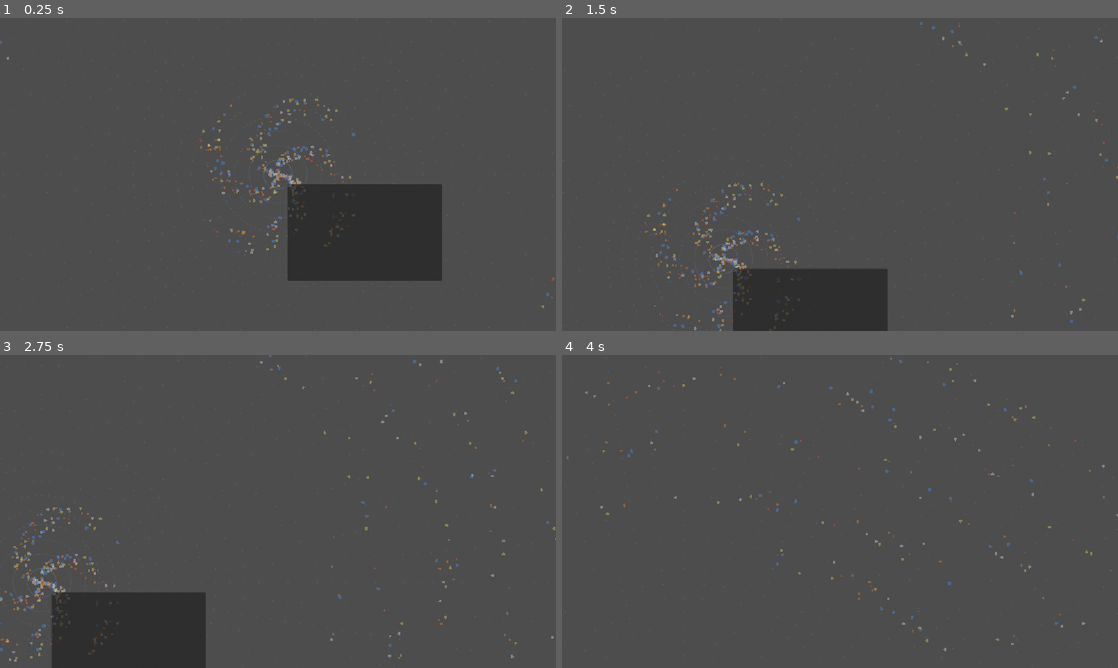
Above: before the commit, frames 1-4 (two rows, left to right).
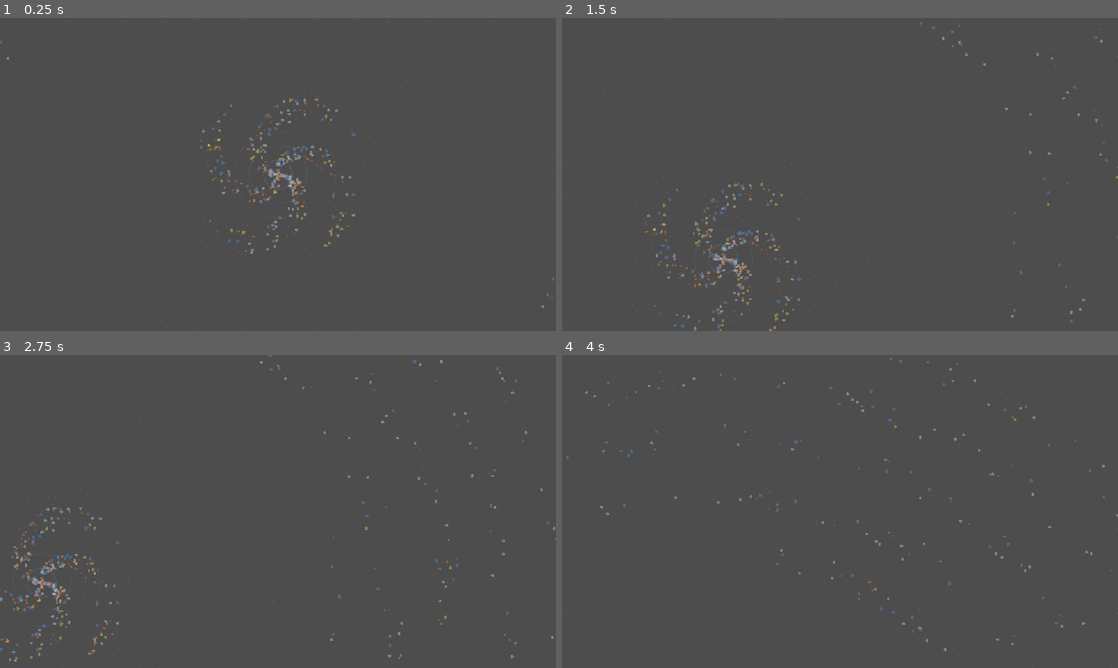
Above: after the commit, the same moments.

Repository: koromerzhin/astralis
Game: Godot game, scene res://scenes/main/Main.tscn
The game is run twice, just before and just after one commit, with the same random seed, the same clock (stepped at 60 frames per second) and the same inputs.
Inputs (mouse positions are in pixels of both pictures, inside the frame that each line leads up to):
- Up to frame 1 (0.25 s): no input
- Up to frame 2 (1.5 s): tap Enter at 0.5 s; move the mouse to (962, 158) at 0.52 s; hold D 0.53-1.28 s; hold Z 0.53-1.28 s; click (962, 158) at 0.67 s; move the mouse to (728, 190) at 1.27 s; hold S from 1.28 s (still down); tap Q at 1.35 s
- Up to frame 3 (2.75 s): move the mouse to (333, 442) at 2.02 s; release S at 2.03 s; hold D from 2.03 s (still down); hold Z from 2.03 s (still down)
- Up to frame 4 (4 s): move the mouse to (812, 574) at 2.77 s; release D at 2.78 s; release Z at 2.78 s; hold W 2.78-3.53 s; tap Q at 2.85 s; click (812, 574) at 2.92 s; move the mouse to (1006, 558) at 3.52 s; hold A from 3.53 s (still down); hold Z from 3.53 s (still down)

The runs differ from the first frame. In frame 1, 8.6% of the frame differs, in the area x 51-80%, y 53-84%; in frame 2, 5.5%; in frame 3, 6.6%; in frame 4, nothing differs.

Commit message:
feat: fix visibility logic for StarInfo and update galaxy camera position on star selection

Diff:
--- a/scripts/core/main.gd
+++ b/scripts/core/main.gd
@@ -28,6 +28,7 @@
 
 	$System.planet_selected.connect(_on_planet_selected)
 
+	$StarInfo.visible = false
 	$System.visible = false
 	$System/Camera2D.enabled = false
 
@@ -51,6 +52,7 @@
 	info += "Planètes : " + str(system["planets"].size())
 
 	$StarInfo/InfoLabel.text = info
+	$Galaxy.camera.position = star_position
 
 	_show_system(system)
 
